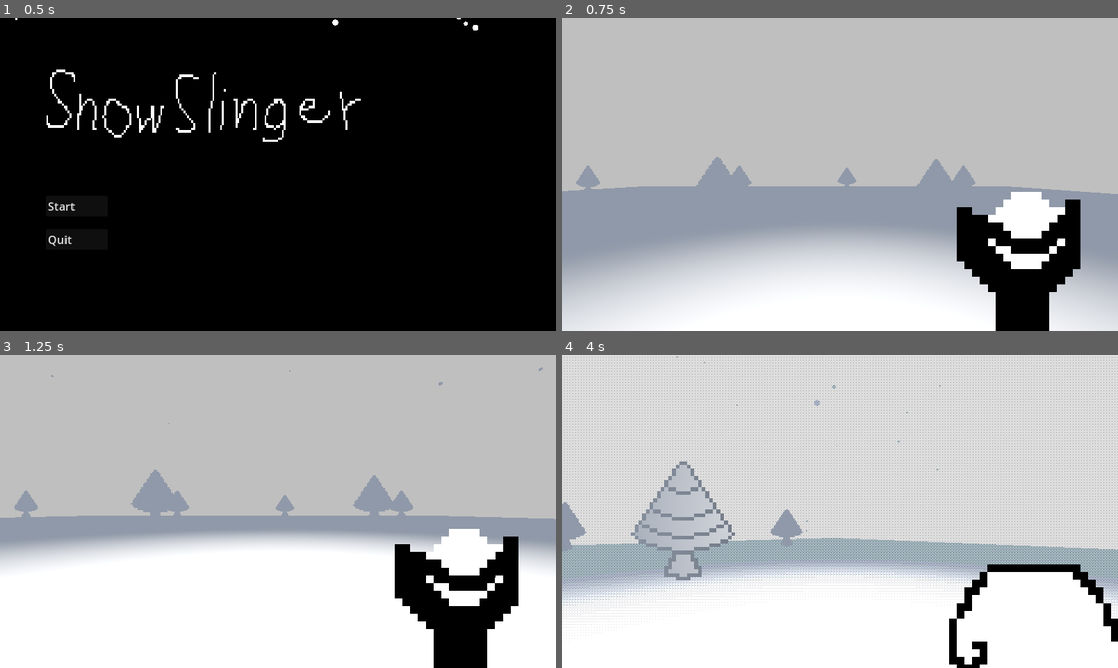
Above: before the commit, frames 1-4 (two rows, left to right).
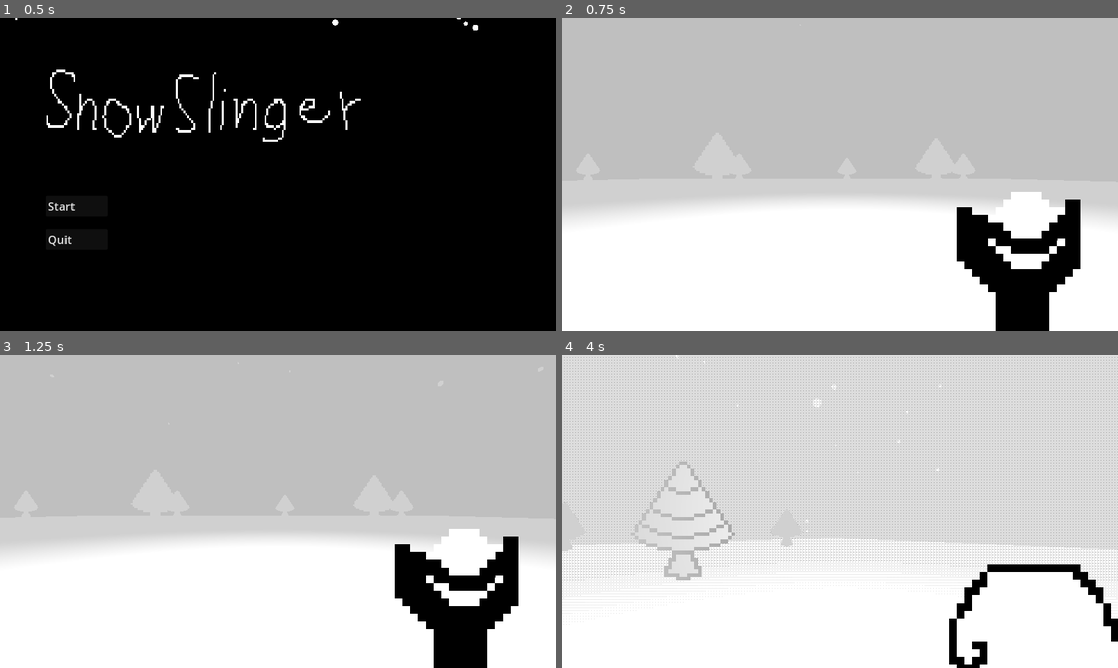
Above: after the commit, the same moments.

Repository: Star2578/SnowSlinger
Game: Godot game, scene res://scenes/main_menu.tscn
Two runs of this game, one before a commit and one after it. Both use one fixed random seed, a clock stepped at 60 frames per second and the inputs below. Sound files missing from this copy of the repository are replaced by a short silence.
Inputs (mouse positions are in pixels of both pictures, inside the frame that each line leads up to):
- Up to frame 1 (0.5 s): no input
- Up to frame 2 (0.75 s): click "Start" at 0.5 s
- Up to frame 3 (1.25 s): no input
- Up to frame 4 (4 s): tap Enter (ui_accept) at 1.25, 1.52, 2.27, 3.77 s; move the mouse to (867, 511) at 1.27 s; press the mouse at (867, 511) at 1.28 s; hold Up (ui_up) from 1.28 s (still down); move the mouse to (812, 511) at 2.02 s; release the mouse at (812, 511) at 2.03 s; tap 1 at 2.1 s; move the mouse to (851, 505) at 2.77 s; tap 3 at 2.85 s; move the mouse to (834, 517) at 3.52 s; click (834, 517) at 3.6 s

Frame 1 is identical in both runs. In frame 2, 29% of the frame differs, in the area x 0-100%, y 4-100%; in frame 3, 11%; in frame 4, 15%.

Commit message:
item obj

Diff:
--- a/entities/player.tscn
+++ b/entities/player.tscn
@@ -1,10 +1,11 @@
-[gd_scene load_steps=13 format=3 uid="uid://d22080urnkn8n"]
+[gd_scene load_steps=14 format=3 uid="uid://d22080urnkn8n"]
 
 [ext_resource type="Script" path="res://scripts/player.gd" id="1_dq7tu"]
 [ext_resource type="PackedScene" uid="uid://c21sqsj44jxmq" path="res://entities/snow_ball.tscn" id="2_22pw7"]
 [ext_resource type="PackedScene" uid="uid://csa8tyw6aem4t" path="res://System/gun_system.tscn" id="2_bfkib"]
 [ext_resource type="Texture2D" uid="uid://bjw0lxuhawb4i" path="res://sprites/sling.png" id="3_7sjxu"]
 [ext_resource type="Shader" path="res://shader/fog.gdshader" id="5_l1dlv"]
+[ext_resource type="AudioStream" uid="uid://b30g260gaxa7m" path="res://audio/Ducko - Waiting.wav" id="6_au50k"]
 
 [sub_resource type="Animation" id="Animation_0d0eo"]
 length = 0.001
@@ -106,3 +107,9 @@
 [node name="MeshInstance3D" type="MeshInstance3D" parent="."]
 cast_shadow = 0
 mesh = SubResource("CapsuleMesh_o76xu")
+
+[node name="AudioStreamPlayer3D" type="AudioStreamPlayer3D" parent="."]
+stream = ExtResource("6_au50k")
+autoplay = true
+
+[connection signal="finished" from="AudioStreamPlayer3D" to="." method="_loop_bgm"]
--- a/game_manager.tscn
+++ b/game_manager.tscn
@@ -3,4 +3,5 @@
 [ext_resource type="Script" path="res://scripts/game_manager.gd" id="1_isadf"]
 
 [node name="GameManager" type="Node"]
+process_mode = 3
 script = ExtResource("1_isadf")
--- /dev/null
+++ b/items/ammo/ammo.gd
@@ -0,0 +1,6 @@
+extends BaseItem
+class_name Ammo
+
+func _on_pick():
+	# TODO : Increase player ammo
+	print("Implement Increase Ammo")
--- /dev/null
+++ b/items/ammo/ammo.tres
@@ -0,0 +1,9 @@
+[gd_resource type="Resource" script_class="Ammo" load_steps=3 format=3 uid="uid://iairatkv68xi"]
+
+[ext_resource type="Script" path="res://items/ammo/ammo.gd" id="1_hnae8"]
+[ext_resource type="Texture2D" uid="uid://cm5r4eg4wnn7a" path="res://sprites/item_ammo.png" id="2_3tv5f"]
+
+[resource]
+script = ExtResource("1_hnae8")
+sprite = ExtResource("2_3tv5f")
+item_name = "Ammo"
--- /dev/null
+++ b/items/base_item.gd
@@ -0,0 +1,8 @@
+extends Resource
+class_name BaseItem
+
+@export var sprite: Texture2D
+@export var item_name: String
+
+func _on_pick() -> void:
+	push_error("Error: _on_pick() not implemented in subclass of Item")
--- /dev/null
+++ b/models/item.tscn
@@ -0,0 +1,21 @@
+[gd_scene load_steps=3 format=3 uid="uid://d1ju14bharin4"]
+
+[ext_resource type="Script" path="res://scripts/item.gd" id="1_jvgnk"]
+
+[sub_resource type="SphereShape3D" id="SphereShape3D_yvh2j"]
+
+[node name="Item" type="Node3D"]
+script = ExtResource("1_jvgnk")
+
+[node name="Sprite3D" type="Sprite3D" parent="."]
+transform = Transform3D(5, 0, 0, 0, 5, 0, 0, 0, 5, 0, 0, 0)
+billboard = 1
+texture_filter = 0
+render_priority = 3
+
+[node name="Area3D" type="Area3D" parent="."]
+
+[node name="CollisionShape3D" type="CollisionShape3D" parent="Area3D"]
+shape = SubResource("SphereShape3D_yvh2j")
+
+[connection signal="body_entered" from="Area3D" to="." method="_on_pick"]
--- a/scenes/level1.tscn
+++ b/scenes/level1.tscn
@@ -1,8 +1,10 @@
-[gd_scene load_steps=11 format=3 uid="uid://m1hhi2d72nih"]
+[gd_scene load_steps=13 format=3 uid="uid://m1hhi2d72nih"]
 
 [ext_resource type="PackedScene" uid="uid://d22080urnkn8n" path="res://entities/player.tscn" id="1_477sc"]
 [ext_resource type="PackedScene" uid="uid://ducamiudxh34i" path="res://models/tree.tscn" id="2_7fkk5"]
 [ext_resource type="PackedScene" uid="uid://dostdn12q2cqy" path="res://scenes/wall.tscn" id="3_ybyso"]
+[ext_resource type="PackedScene" uid="uid://d1ju14bharin4" path="res://models/item.tscn" id="4_66mnd"]
+[ext_resource type="Resource" uid="uid://iairatkv68xi" path="res://items/ammo/ammo.tres" id="5_hxmka"]
 
 [sub_resource type="Environment" id="Environment_ih4fx"]
 background_mode = 1
@@ -13,6 +15,7 @@
 tonemap_exposure = 1.2
 fog_enabled = true
 fog_mode = 1
+fog_light_color = Color(0.75, 0.75, 0.75, 1)
 fog_density = 1.0
 fog_height_density = 0.8
 fog_depth_curve = 0.5
@@ -35,8 +38,8 @@
 emission_shape = 3
 emission_box_extents = Vector3(1, 1.5, 1)
 gravity = Vector3(0, -1, 0)
-scale_min = 0.1
-scale_max = 0.3
+scale_min = 0.2
+scale_max = 0.4
 
 [sub_resource type="BoxMesh" id="BoxMesh_xh65a"]
 
@@ -104,7 +107,7 @@
 transform = Transform3D(1, 0, 0, 0, 1, 0, 0, 0, 1, 5.54702, 2.8629, -36.8457)
 
 [node name="Player" parent="." instance=ExtResource("1_477sc")]
-transform = Transform3D(0.72, 0, 0, 0, 0.72, 0, 0, 0, 0.72, 4.10415, 3.39557, 5.99124)
+transform = Transform3D(0.72, 0, 0, 0, 0.72, 0, 0, 0, 0.72, 4.10415, 1.1829, 5.99124)
 
 [node name="GPUParticles3D" type="GPUParticles3D" parent="."]
 transform = Transform3D(12.116, 0, 0, 0, 1.6061, 0, 0, 0, 12.116, 0, 21.8865, 0)
@@ -130,3 +133,7 @@
 [node name="MeshInstance3D4" parent="." instance=ExtResource("3_ybyso")]
 transform = Transform3D(-1.34071e-08, 0, 119.362, 0, 48.9245, 0, -0.306718, 0, -5.2175e-06, -7.30794, 23.1952, 43.5048)
 mesh = null
+
+[node name="Ammo" parent="." instance=ExtResource("4_66mnd")]
+transform = Transform3D(1, 0, 0, 0, 1, 0, 0, 0, 1, 2.0681, 0.962901, 9.39904)
+item = ExtResource("5_hxmka")
--- /dev/null
+++ b/scripts/item.gd
@@ -0,0 +1,14 @@
+extends Node3D
+
+@export var item: BaseItem
+
+@onready var sprite3d: Sprite3D = $Sprite3D
+
+func _ready():
+	if item and sprite3d:
+		sprite3d.texture = item.sprite
+
+func _on_pick(body: Node3D):
+	if body.is_in_group("Player"):
+		item._on_pick()
+		queue_free()
--- a/scripts/player.gd
+++ b/scripts/player.gd
@@ -63,6 +63,9 @@
 	move_and_slide()
 
 
+func _loop_bgm():
+	$AudioStreamPlayer3D.play()
+
 func test_gun_equip():
 	current_weapon = SLINGSHOT
 	$Camera3D/CanvasLayer/Control/Hand.texture = current_weapon.sprite
Binary file added: sprites/item_ammo.png
Not shown, added: sprites/item_ammo.png.import
